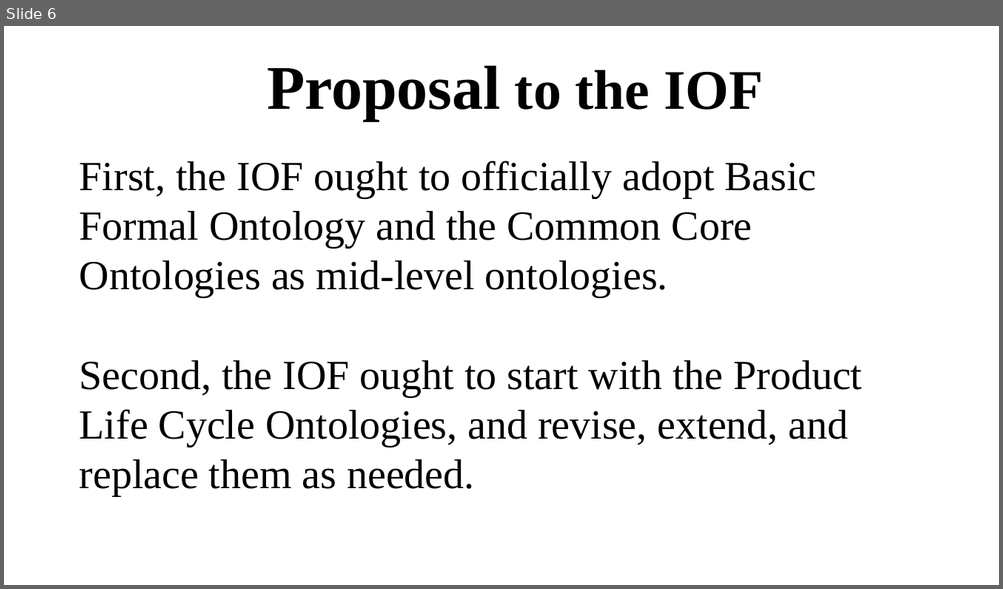
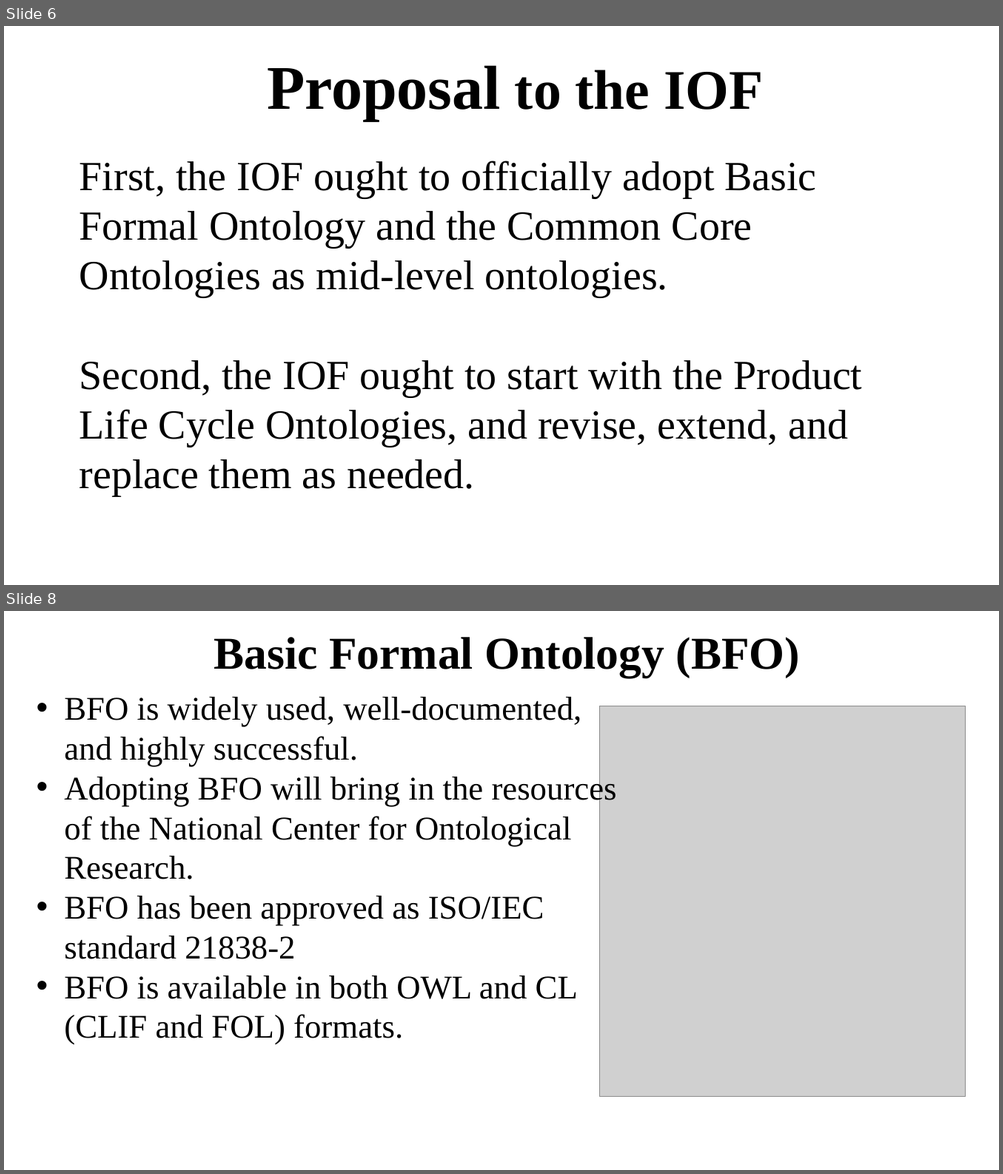
Before and after one commit to NCOR-US/CHAMP, a slide deck: NIST IOF Presentation 4.24.18.pptx. Shown one above the other, each under a label of ours: slide 6 before the commit, slides 6 and 8 after it; the slides between them are not shown. The pictures are 1003x589 and 1003x1174 pixels, drawn with LibreOffice and Linux fonts; fonts in the diff are those of the drawing; grey boxes stand for pictures. Boxes give left, top, right and bottom in pixels: in the first picture for what was removed or moved away, otherwise in the second. Text is boxed around its words. In the diff, an @@ line names an element or a change of style, - is before the commit and + after.

```diff
--- a/NIST IOF Presentation 4.24.18.pptx
+++ b/NIST IOF Presentation 4.24.18.pptx
@@ slide 8 added at [4, 611, 999, 1170], background #FFFFFF @@
@@ text added at [214, 637, 800, 678], 44 pt, text #000000, bold @@
+Basic Formal Ontology (BFO)
@@ text added at [64, 697, 617, 1045], 32 pt, text #000000 @@
+• BFO is widely used, well-documented, and highly successful.
+• Adopting BFO will bring in the resources of the National Center for Ontological Research.
+• BFO has been approved as ISO/IEC standard 21838-2
+• BFO is available in both OWL and CL (CLIF and FOL) formats.
@@ picture added at [600, 706, 965, 1096] @@
```
Also in this commit, not shown: 4 slides changed, 3 other slides added.
